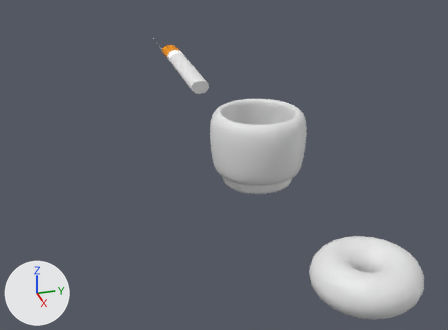
The Blender file 500 cigarettes.blend as it was, and as the next commit left it.
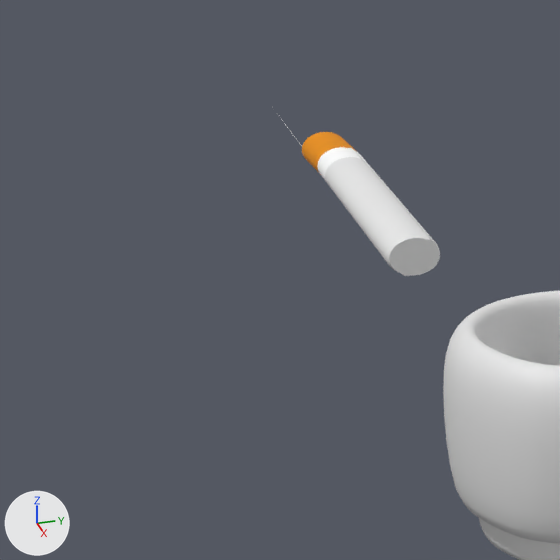
Old and new are each drawn whole from a camera (50 mm lens) standing at (10.39, -4.9, 6.14) and looking at (-6.63, -0.03, -1.67) and again close up on the part from 13% to 56% of the width and 0% to 58% of the height. The lights are fixed; the arrows at lower left show +X, +Y and +Z. The older version's two pictures come first.
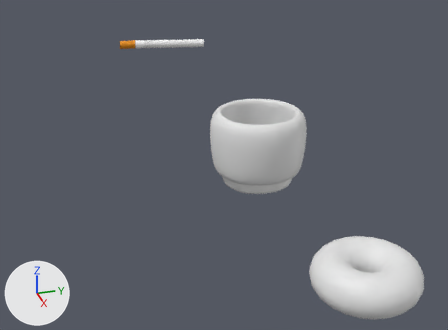
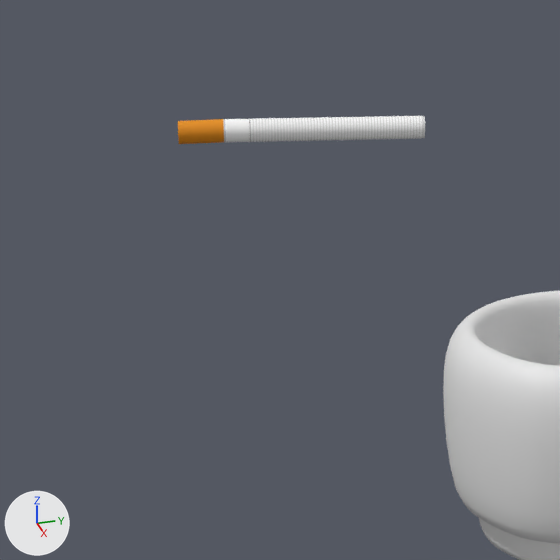
Edits to the bpy script that builds the scene:
```text
Add mat_smaller_cig_white_part_edge_to_bigger_white_part:
    mat_smaller_cig_white_part_edge_to_bigger_white_part = principled_material('smaller cig white part edge to bigger white part')
    mat_smaller_cig_white_part_edge_to_bigger_white_part.base_color = (0.305, 0.305, 0.305)  # grey #969696
Add mat_cig_silver_edge_to_orannge_part:
    mat_cig_silver_edge_to_orannge_part = principled_material('cig silver edge to orannge part')
    mat_cig_silver_edge_to_orannge_part.base_color = (0.677, 0.677, 0.677)  # light grey #d7d7d7
    mat_cig_silver_edge_to_orannge_part.roughness = 0.169
Add mat_cig_gray_lines:
    mat_cig_gray_lines = principled_material('cig gray lines')
    mat_cig_gray_lines.base_color = (1.0, 1.0, 1.0)  # white #ffffff
Change me_cylinder_003:
    used by ob_cylinder_002; location = (-16.7, -0.04, 0.1); rotation_euler = (0.0, -1.545, 0.0), in degrees (0, -89, 0); scale = (0.242, 0.325, 1.86)
    remove me_cylinder_003.from_pydata(...)  # 250 vertices, 183 faces; spans x -1.01..1.13, y -1.0..1.11, z -3.78..1.27
    add me_cylinder_003.from_pydata(...)  # 7822 vertices, 7757 faces, 1 loose edge; spans x -0.67..0.79, y -0.49..0.67, z -3.3..0.24
    me_cylinder_003 part 1: the loose piece of 216 vertices spanning x -1.0..1.13, y -1.0..1.11, z -3.78..1.27 is rebuilt with 7789 vertices and now spans x -0.66..0.79, y -0.49..0.67, z -3.3..0.24
    other edits to the shape of me_cylinder_003 do not show in these pictures
    add me_cylinder_003.materials.append(mat_cig_silver_edge_to_orannge_part)  # light grey #d7d7d7
    add me_cylinder_003.materials.append(mat_cig_gray_lines)  # white #ffffff
    add me_cylinder_003.materials.append(mat_smaller_cig_white_part_edge_to_bigger_white_part)  # grey #969696
Change ob_cylinder_002:
    ob_cylinder_002.location: (-16.7, -0.04, 0.1) -> (-16.7, -4.38, 0.1)
    ob_cylinder_002.rotation_euler: (0.0, -1.545, 0.0) -> (1.552, 0.0923, -0.133)  # degrees (0, -89, 0) -> degrees (89, 5.3, -7.6)
```

Pixel boxes (x1, y1, x2, y2) of what changed, in the close-ups (560 x 560 px):
'Cylinder.002', reshaped, moved, turned: before (282, 120, 440, 276); after (178, 116, 425, 144)
